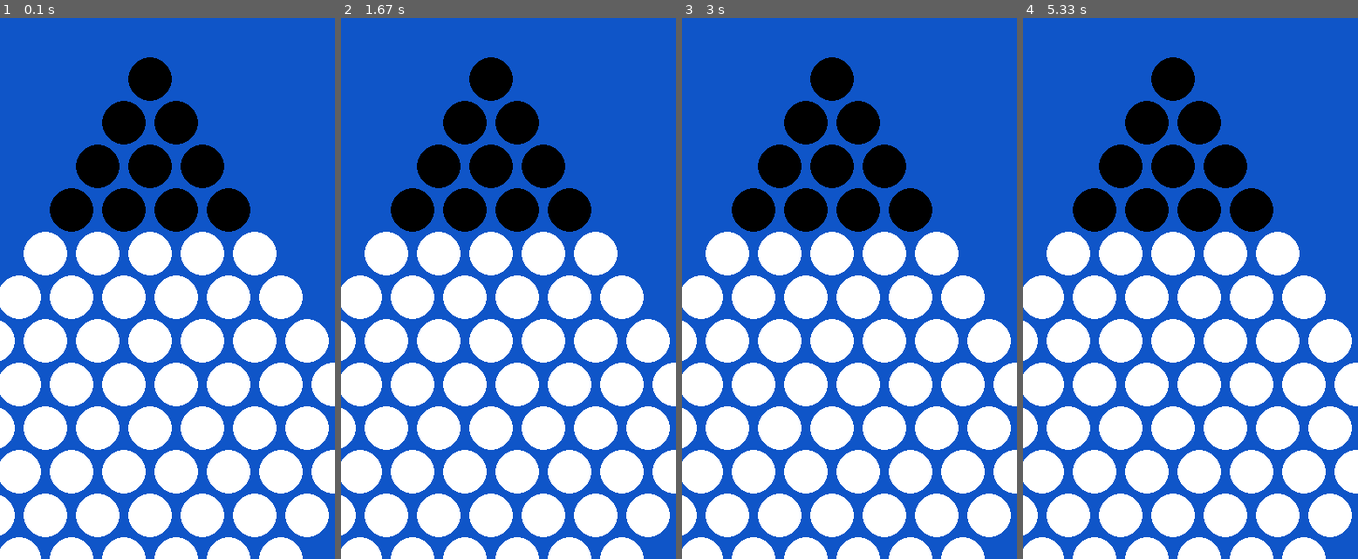
Above: before the commit, frames 1-4 (left to right).
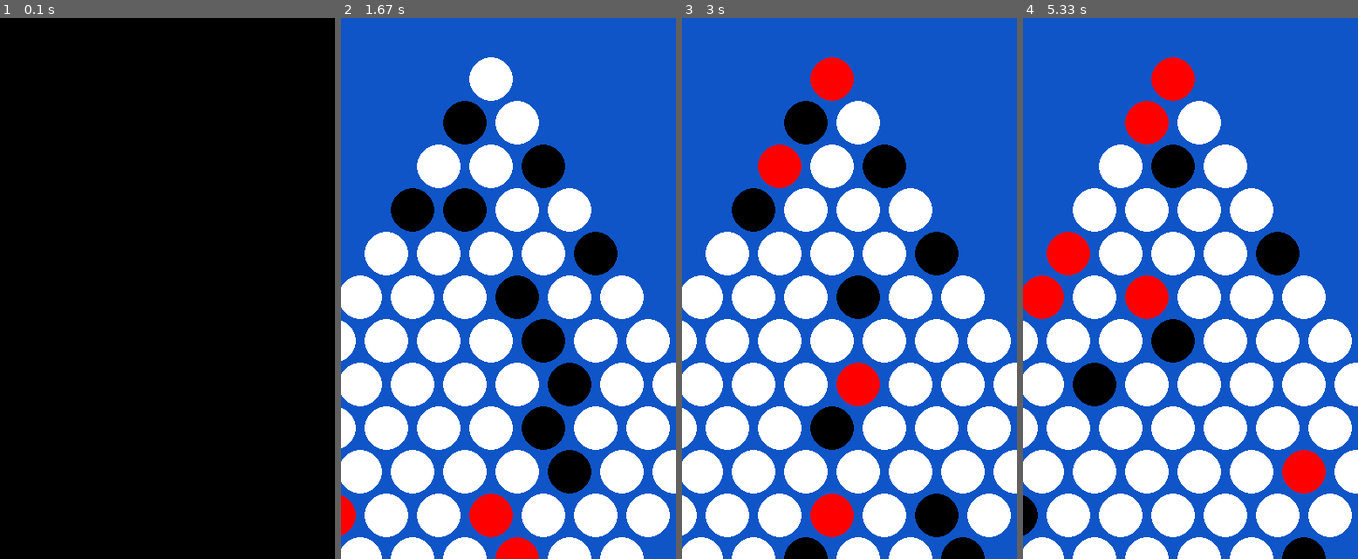
Above: after the commit, the same moments.

Repository: MaxMaiche/L3IAProjet
Game: pygame game, started from pygameGUI.py
The game is run twice, just before and just after one commit, with the same random seed, the same clock (stepped at 60 frames per second) and the same inputs.
Inputs:
- Up to frame 1 (0.1 s): no input
- Up to frame 2 (1.67 s): no input
- Up to frame 3 (3 s): no input
- Up to frame 4 (5.33 s): no input

The runs differ from the first frame. In frame 1, 92% of the frame differs, in the area x 0-100%, y 0-100%; in frame 2, 11%; in frame 3, 11%; in frame 4, 14%.

Commit message:
Update pygameGUI.py

Diff:
--- a/pygameGUI.py
+++ b/pygameGUI.py
@@ -155,5 +155,5 @@
     pygame.quit()
 
 if __name__ == "__main__":
-    game = game.Game(0,2) #0 = joueur, 1 = random, 2 = greedy
+    game = game.Game(2,2) #0 = joueur, 1 = random, 2 = greedy
     main(game)
